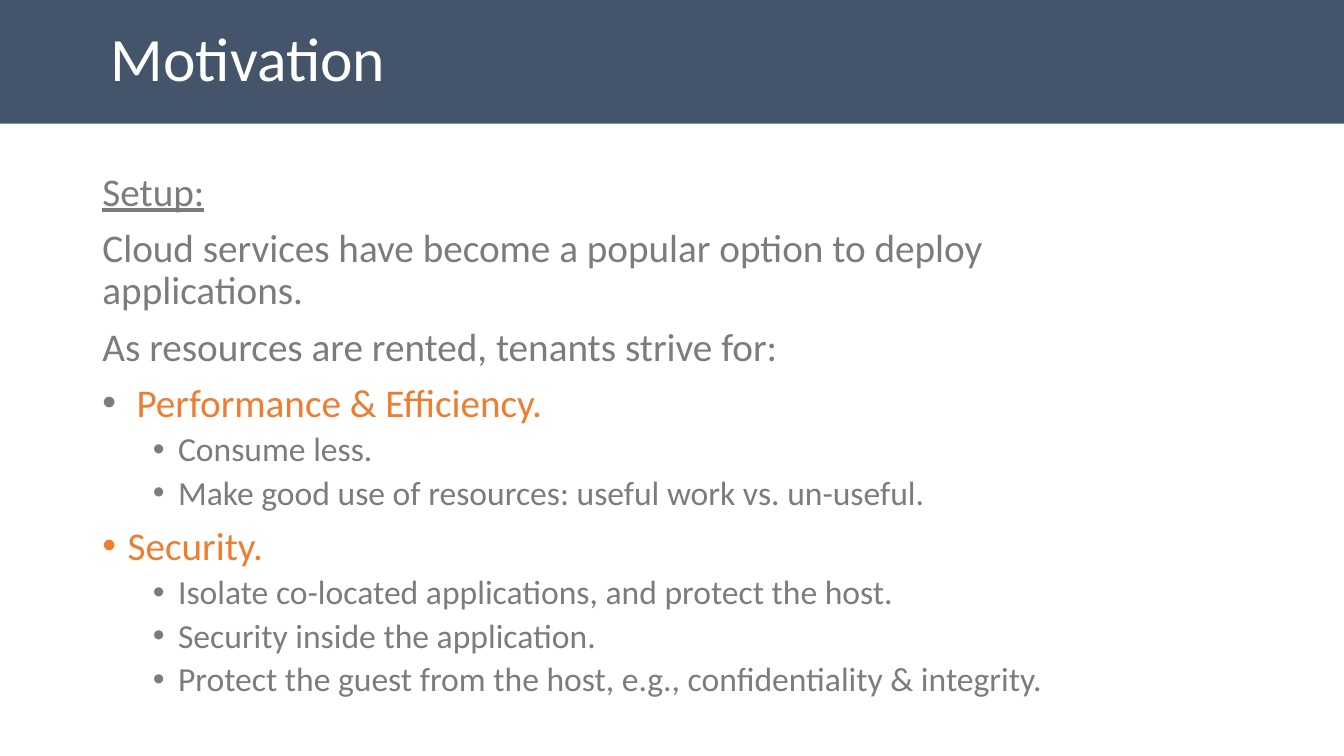
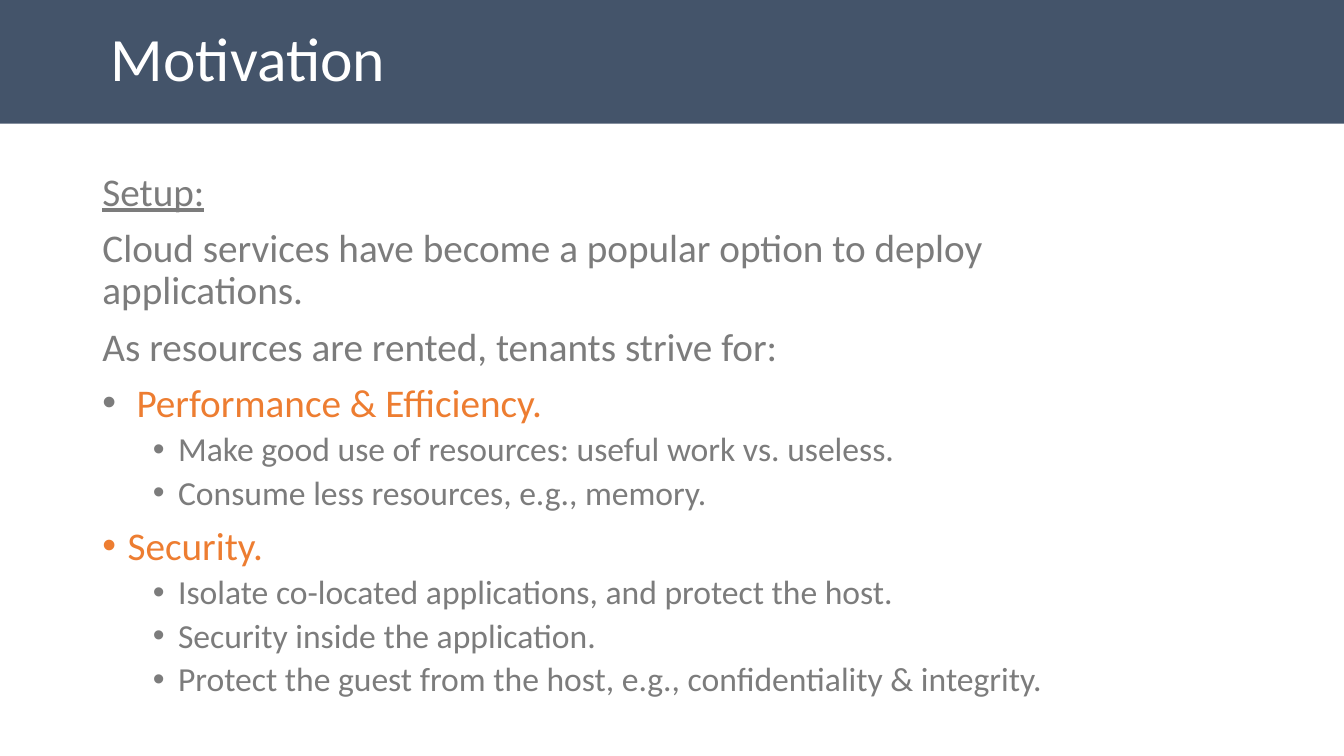
Before and after one commit to aghosn/CandidacyPresentation, a slide deck: slide 3 of CE_presentation.pptx. Drawn at 1344x756 pixels with LibreOffice and Linux fonts; fonts in the diff are those of the drawing. Boxes give left, top, right and bottom in pixels: in the first picture for what was removed or moved away, otherwise in the second. Text is boxed around its words. In the diff, an @@ line names an element or a change of style, - is before the commit and + after.

```diff
--- a/CE_presentation.pptx
+++ b/CE_presentation.pptx
@@ text at box(178, 437, 894, 511): text changed @@
-  • Consume less.
-  • Make good use of resources: useful work vs. un-useful.
+  • Make good use of resources: useful work vs. useless.
+  • Consume less resources, e.g., memory.
```
Also in this commit, not shown: 3 other slides changed.
